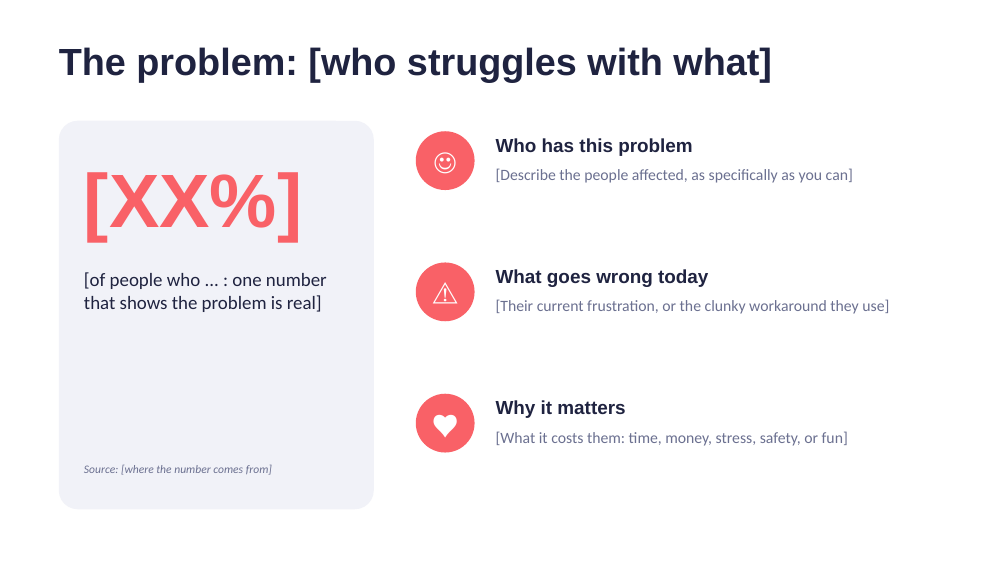
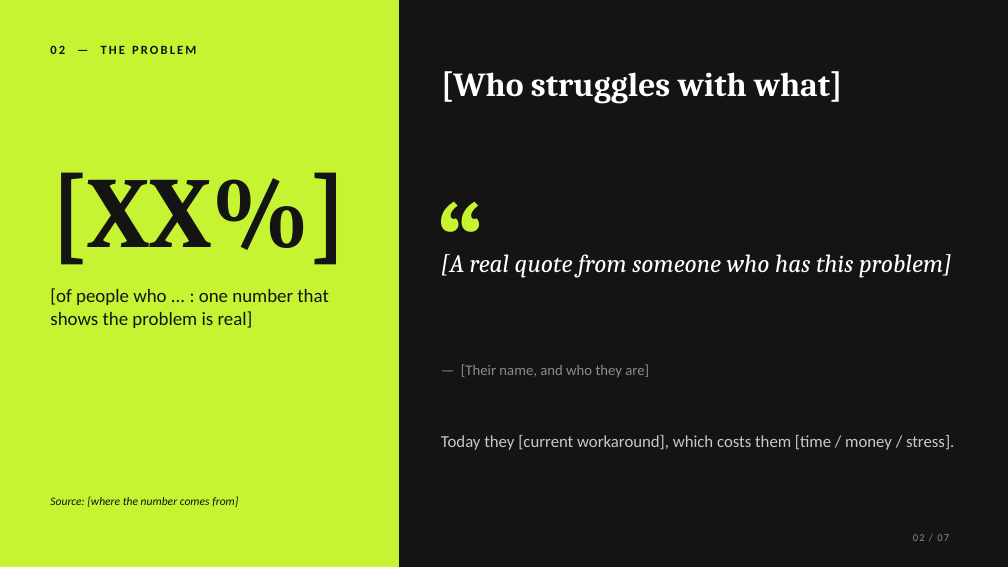
Before and after one commit to OP793/Table7, a slide deck: slide 2 of presentation/Table7-pitch-deck.pptx. Drawn at 1008x567 pixels with LibreOffice and Linux fonts; fonts in the diff are those of the drawing. Boxes give left, top, right and bottom in pixels: in the first picture for what was removed or moved away, otherwise in the second. Text is boxed around its words. In the diff, an @@ line names an element or a change of style, - is before the commit and + after.

```diff
--- a/presentation/Table7-pitch-deck.pptx
+++ b/presentation/Table7-pitch-deck.pptx
@@ background #FFFFFF to #141414 @@
@@ rectangle: place and size @@
-rectangle at box(59, 121, 374, 510)
+rectangle at box(0, 0, 399, 567)
@@ rectangle at box(0, 0, 399, 567): rounded rectangle to rectangle; fill #F1F2F8 to #C6F432 @@
@@ text added at box(50, 45, 196, 54), 12 pt, text #141414, bold @@
+02 — THE PROBLEM
@@ title at box(441, 71, 842, 104): text changed; size 36 to 32 pt; font Arial to Cambria; text colour #1F2340 to #FFFFFF @@
-The problem: [who struggles with what]
+[Who struggles with what]
@@ title "[Who struggles with what]" at box(441, 71, 842, 104): vertical alignment middle to top @@
@@ text "[XX%]": place and size @@
-text "[XX%]" at box(84, 172, 302, 241)
+text "[XX%]" at box(50, 172, 347, 265)
@@ text "[XX%]" at box(50, 172, 347, 265): size 72 to 96 pt, font Arial to Cambria, text colour #F96167 to #141414 @@
@@ ellipse removed at box(416, 132, 475, 191) @@
-☺
@@ text added at box(437, 168, 521, 262), 110 pt, text #C6F432, bold @@
+“
@@ text removed at box(496, 168, 853, 183) @@
-[Describe the people affected, as specifically as you can]
@@ ellipse removed at box(416, 262, 475, 321) @@
-⚠
@@ text at box(441, 254, 952, 278): text changed; size 18 to 24 pt; font Arial to Cambria; text colour #1F2340 to #FFFFFF; bold off; italic on @@
-Who has this problem
+[A real quote from someone who has this problem]
@@ text removed at box(496, 269, 708, 287) @@
-What goes wrong today
@@ text "[of people who ... : ...": place and size @@
-text "[of people who ... : ..." at box(84, 272, 327, 312)
+text "[of people who ... : ..." at box(50, 288, 328, 328)
@@ text "[of people who ... : ..." at box(50, 288, 328, 328): text colour #1F2340 to #141414 @@
@@ text removed at box(496, 299, 889, 314) @@
-[Their current frustration, or the clunky workaround they use]
@@ text added at box(461, 364, 649, 378), 14 pt, text #8C8C8C @@
+— [Their name, and who they are]
@@ ellipse removed at box(416, 394, 475, 453) @@
-♥
@@ text removed at box(496, 400, 625, 418) @@
-Why it matters
@@ text at box(441, 435, 954, 450): text changed; size 15 to 16 pt; text colour #6B7090 to #C8C8C8 @@
-[What it costs them: time, money, stress, safety, or fun]
+Today they [current workaround], which costs them [time / money / stress].
@@ text "Source: [where the number comes ...": place and size @@
-text "Source: [where the number comes ..." at box(84, 464, 272, 475)
+text "Source: [where the number comes ..." at box(50, 496, 238, 507)
@@ text "Source: [where the number comes ..." at box(50, 496, 238, 507): text colour #6B7090 to #141414 @@
@@ text added at box(913, 534, 949, 541), 10 pt, text #8C8C8C @@
+02 / 07
```
Also in this commit, not shown: 4 other slides changed, 2 slides added, 2 slides removed.
